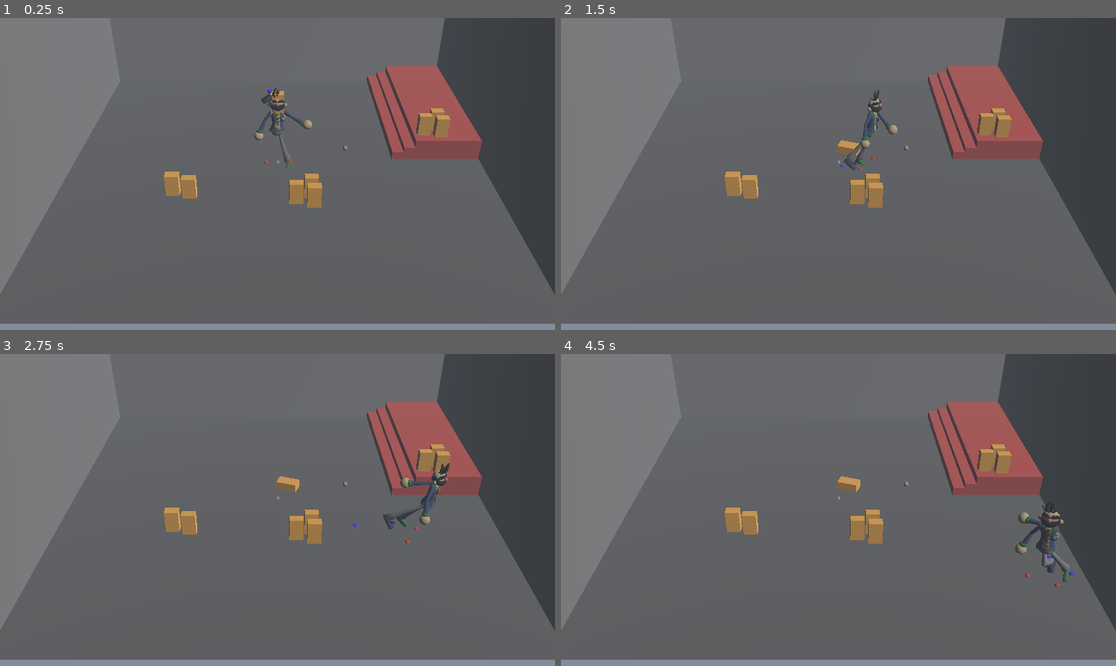
Above: before the commit, frames 1-4 (two rows, left to right).
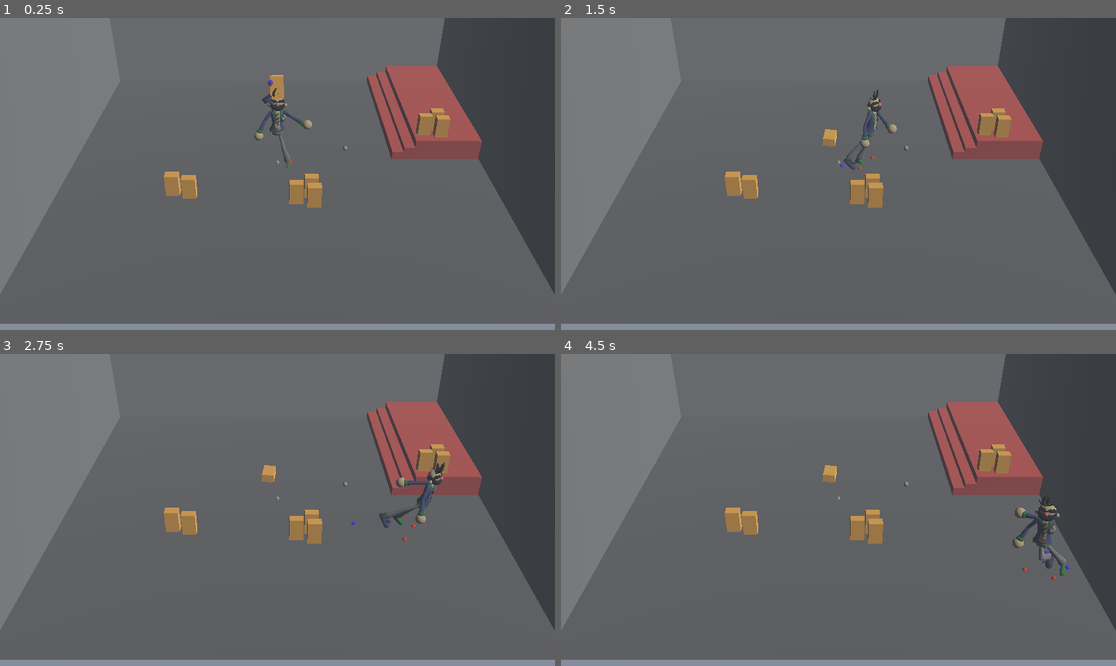
Above: after the commit, the same moments.

Repository: JulienKaspar/godot-wild-jam-88
Game: Godot game, scene res://Levels/Gyms/lvl_player_parkour.tscn
Same seed, same stepped clock (60 frames per second), same inputs: the game is played once before the commit and once after it.
Inputs:
- Up to frame 1 (0.25 s): no input
- Up to frame 2 (1.5 s): hold D (move_right) 0.53-1.28 s; hold S (move_back) from 1.28 s (still down)
- Up to frame 3 (2.75 s): release S (move_back) at 2.03 s; hold D (move_right) from 2.03 s (still down)
- Up to frame 4 (4.5 s): release D (move_right) at 2.78 s; hold W (move_forward) 2.78-3.53 s; hold A (move_left) from 3.53 s (still down)

The runs differ from the first frame. In frame 1, 0.2% of the frame differs, in the area x 47-52%, y 18-47%; in frame 2, 0.4%; in frame 3, 1.0%; in frame 4, 1.2%, in the area x 47-93%, y 35-75%.

Commit message:
added upper body collider and switched collision filters

Diff:
--- a/Characters/Player/logic/player_movement.gd
+++ b/Characters/Player/logic/player_movement.gd
@@ -17,9 +17,8 @@
 var player_move_dir = Vector2(0,0)
 var player_speed = 0.0
 var player_facing_dir = Vector2(0,1.0)
+var leaning = 0.0
 
-var grabbingL = false
-var grabbingR = false
 
 #----------------Utility-------
 
@@ -73,4 +72,10 @@
 	var impulse = Vector3(move_force.x, 0, move_force.y)
 
 	updateDebugHelpers(playerInputDir)
-	self.apply_impulse(impulse)
+	self.apply_central_impulse(impulse)
+
+	var body_offset = self.global_position - $"../RigidBody3D".global_position
+	body_offset.y = 0.0
+	body_offset = body_offset * 1.5
+
+	$"../RigidBody3D".apply_impulse(body_offset)
--- a/Characters/Player/player_controller.tscn
+++ b/Characters/Player/player_controller.tscn
@@ -8,7 +8,19 @@
 
 @export var DebugDraw = true
 
+enum MoveStates {IDLE, MOVING, FALLING, ROLLING, FLASKY, FELL}
+
+
 var helpers = []
+
+# --- player state
+var grabbingL = false
+var grabbingR = false
+var inMoveState = MoveStates.IDLE
+var canRoll = true
+
+
+
 
 # Called when the node enters the scene tree for the first time.
 func toggleDebugDraw() -> void:
@@ -26,6 +38,9 @@
 	DebugDraw = false
 	for helper in helpers:
 		helper.hide()
+
+func goRoll() -> void:
+	pass
 
 func _ready() -> void:
 	helpers = [
@@ -35,20 +50,36 @@
 		$RigidBally3D/up_aligned/helper_leaning,
 		$RigidBally3D/up_aligned/helper_drunk_dir,
 		$RigidBally3D/up_aligned/helper_player_dir,
-		$RigidBally3D/up_aligned/helper_player_facing
+		$RigidBally3D/up_aligned/helper_player_facing,
+		$RigidBody3D/helper_body_col
 	]
 	if DebugDraw:
 		showHelpers()
 	else:
 		hideelpers()
-
-	pass # Replace with function body.
 
 # Called every frame. 'delta' is the elapsed time since the previous frame.
 func _process(delta: float) -> void:
 	if Input.is_action_just_pressed(\"debug_DrawHelpers\"):
 		toggleDebugDraw()
-	pass
+
+	# ------- Grabbing ------
+	if Input.is_action_pressed(\"grab_left\"):
+		grabbingL = true
+	else:
+		grabbingL = false
+
+	if Input.is_action_pressed(\"grab_right\"):
+		grabbingR = true
+	else:
+		grabbingR = false
+
+	if Input.is_action_just_pressed(\"roll\"):
+		if canRoll:
+			goRoll()
+		else:
+			# WIP, player feedback fo unsuccessfull roll?
+			pass
 "
 
 [sub_resource type="SphereShape3D" id="SphereShape3D_056gf"]
@@ -101,12 +132,26 @@
 transparency = 1
 albedo_color = Color(0, 0.1882353, 0.9098039, 0.59607846)
 
+[sub_resource type="SphereShape3D" id="SphereShape3D_jkj6u"]
+
+[sub_resource type="CapsuleShape3D" id="CapsuleShape3D_jkj6u"]
+radius = 0.25
+height = 1.2
+
+[sub_resource type="CapsuleMesh" id="CapsuleMesh_6yvek"]
+radius = 0.25
+height = 1.2
+
+[sub_resource type="PrismMesh" id="PrismMesh_6yvek"]
+size = Vector3(0.525, 0.505, 0.12)
+
 [node name="PlayerController" type="Node3D"]
 script = SubResource("GDScript_jkj6u")
 DebugDraw = false
 
 [node name="RigidBally3D" type="RigidBody3D" parent="."]
 transform = Transform3D(1, 0, 0, 0, 1, 0, 0, 0, 1, 0, 0.251, 0)
+collision_layer = 2
 mass = 50.0
 script = ExtResource("1_oj1ta")
 
@@ -158,3 +203,39 @@
 mesh = SubResource("CylinderMesh_6yvek")
 skeleton = NodePath("../../..")
 surface_material_override/0 = SubResource("StandardMaterial3D_vokij")
+
+[node name="PinJoint3D" type="PinJoint3D" parent="."]
+transform = Transform3D(1, 0, 0, 0, 1, 0, 0, 0, 1, 0, 0.25, 0)
+node_a = NodePath("../RigidBally3D")
+node_b = NodePath("../NoRotateBall")
+
+[node name="ConeTwistJoint3D" type="ConeTwistJoint3D" parent="."]
+transform = Transform3D(1, 0, 0, 0, -4.371139e-08, 1, 0, -1, -4.371139e-08, 0, 0.25, 0)
+node_a = NodePath("../NoRotateBall")
+node_b = NodePath("../RigidBody3D")
+swing_span = 1.5707964
+twist_span = 6.2831855
+
+[node name="NoRotateBall" type="RigidBody3D" parent="."]
+transform = Transform3D(1, 0, 0, 0, 1, 0, 0, 0, 1, 0, 0.25, 0)
+collision_layer = 0
+collision_mask = 0
+lock_rotation = true
+
+[node name="CollisionShape3D" type="CollisionShape3D" parent="NoRotateBall"]
+shape = SubResource("SphereShape3D_jkj6u")
+
+[node name="RigidBody3D" type="RigidBody3D" parent="."]
+transform = Transform3D(1, 0, 0, 0, 1, 0, 0, 0, 1, 0, 1.164401, 0)
+collision_layer = 2
+
+[node name="CollisionShape3D" type="CollisionShape3D" parent="RigidBody3D"]
+shape = SubResource("CapsuleShape3D_jkj6u")
+
+[node name="helper_body_col" type="MeshInstance3D" parent="RigidBody3D"]
+mesh = SubResource("CapsuleMesh_6yvek")
+
+[node name="MeshInstance3D" type="MeshInstance3D" parent="RigidBody3D/helper_body_col"]
+transform = Transform3D(1, 0, 0, 0, -4.371139e-08, -1, 0, 1, -4.371139e-08, 0, 0.570469, 0.02934675)
+mesh = SubResource("PrismMesh_6yvek")
+skeleton = NodePath("../..")
--- a/Objects/Props/prop_box.tscn
+++ b/Objects/Props/prop_box.tscn
@@ -12,6 +12,7 @@
 [node name="PropBox" type="Node3D"]
 
 [node name="RigidBody3D" type="RigidBody3D" parent="."]
+collision_mask = 3
 
 [node name="CollisionShape3D" type="CollisionShape3D" parent="RigidBody3D"]
 shape = SubResource("BoxShape3D_35uva")
Not shown: 1 places in Characters/Player/player_controller.tscn that only renumber resources
